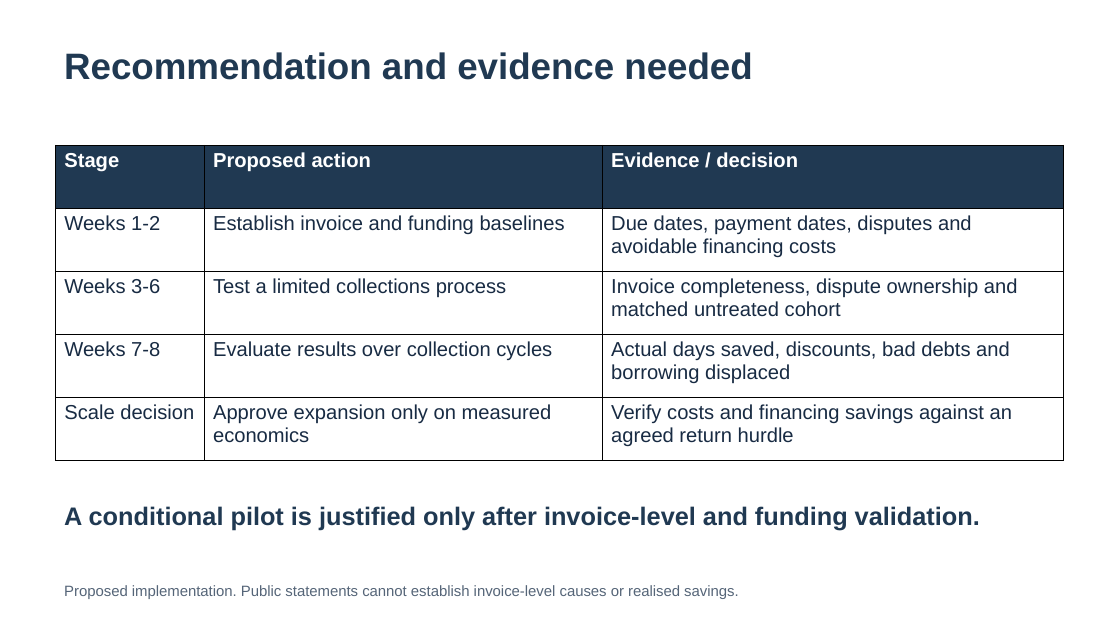
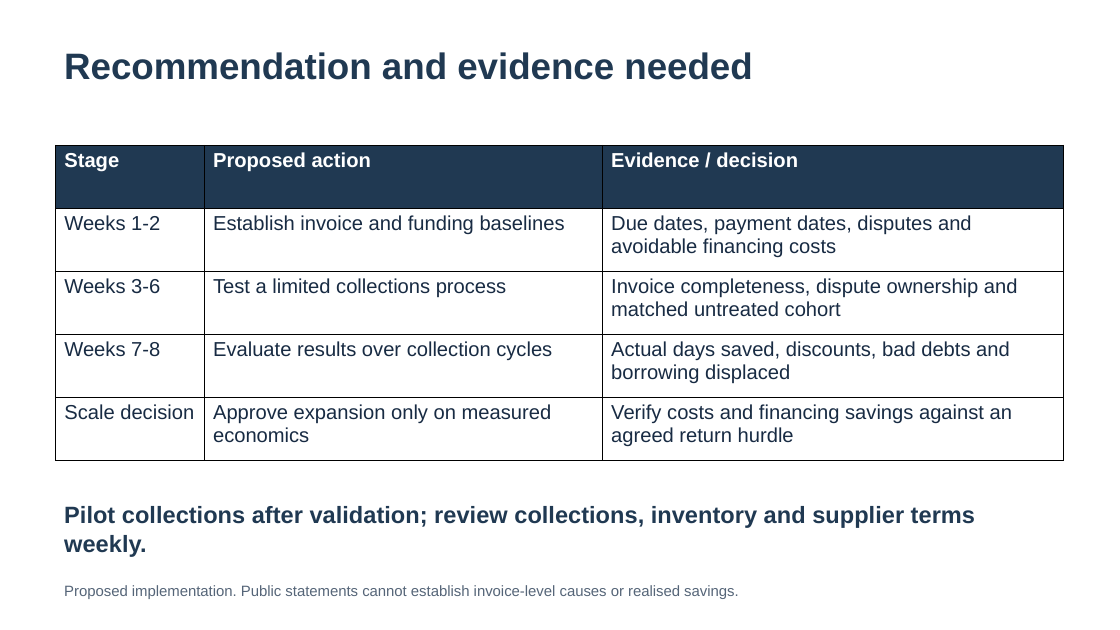
Before and after one commit to Hisham1920/dixon-cash-conversion-case-study, a slide deck: slide 6 of reports/Dixon_Recommendation_Deck.pptx. Drawn at 1120x630 pixels with LibreOffice and Linux fonts; fonts in the diff are those of the drawing. Boxes give left, top, right and bottom in pixels: in the first picture for what was removed or moved away, otherwise in the second. Text is boxed around its words. In the diff, an @@ line names an element or a change of style, - is before the commit and + after.

```diff
--- a/reports/Dixon_Recommendation_Deck.pptx
+++ b/reports/Dixon_Recommendation_Deck.pptx
@@ text at (64, 506, 975, 557): text changed; size 21.8 to 20.2 pt @@
-A conditional pilot is justified only after invoice-level and funding validation.
+Pilot collections after validation; review collections, inventory and supplier terms weekly.
```
Also in this commit, not shown: 1 other slide changed, 4 other files.
